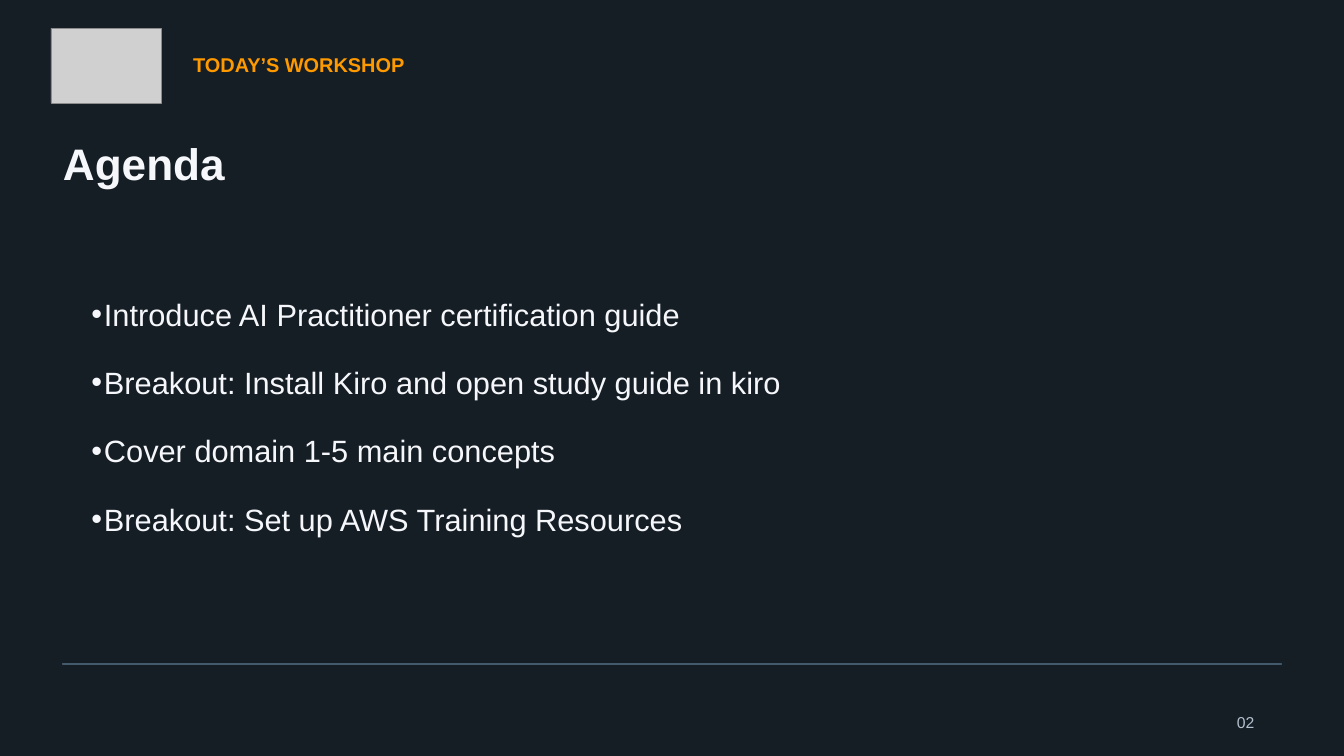
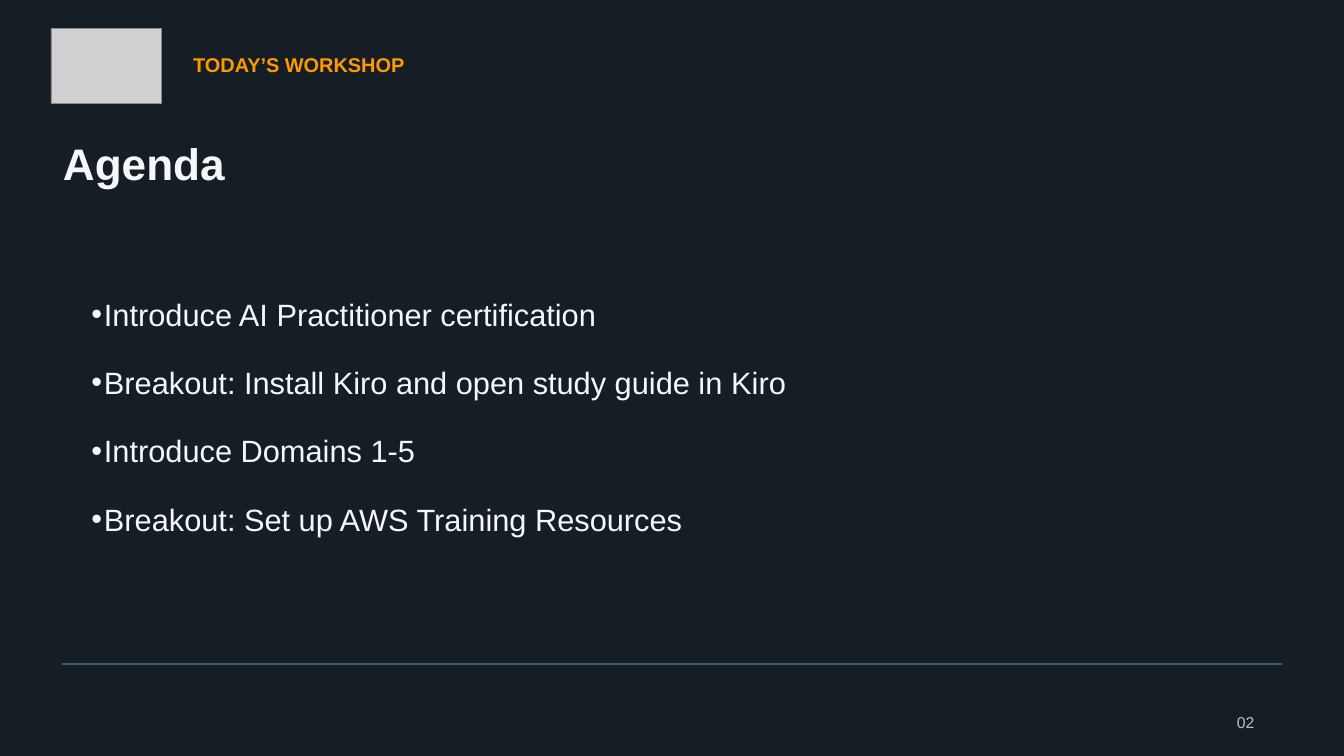
Before and after one commit to sdahal1/AWS_Cloud_Practitioner_Comprehensive_Study_Guide_2026, a slide deck: slide 2 of AWS-AI-Practitioner-Workshop.pptx. Drawn at 1344x756 pixels with LibreOffice and Linux fonts; fonts in the diff are those of the drawing; grey boxes stand for pictures. Boxes give left, top, right and bottom in pixels: in the first picture for what was removed or moved away, otherwise in the second. Text is boxed around its words. In the diff, an @@ line names an element or a change of style, - is before the commit and + after.

```diff
--- a/AWS-AI-Practitioner-Workshop.pptx
+++ b/AWS-AI-Practitioner-Workshop.pptx
@@ text at [104, 303, 786, 463]: text changed @@
-• Introduce AI Practitioner certification guide
-• Breakout: Install Kiro and open study guide in kiro
-• Cover domain 1-5 main concepts
+• Introduce AI Practitioner certification
+• Breakout: Install Kiro and open study guide in Kiro
+• Introduce Domains 1-5
```
Also in this commit, not shown: 4 other slides changed, 3 slides added, 1 other file.
